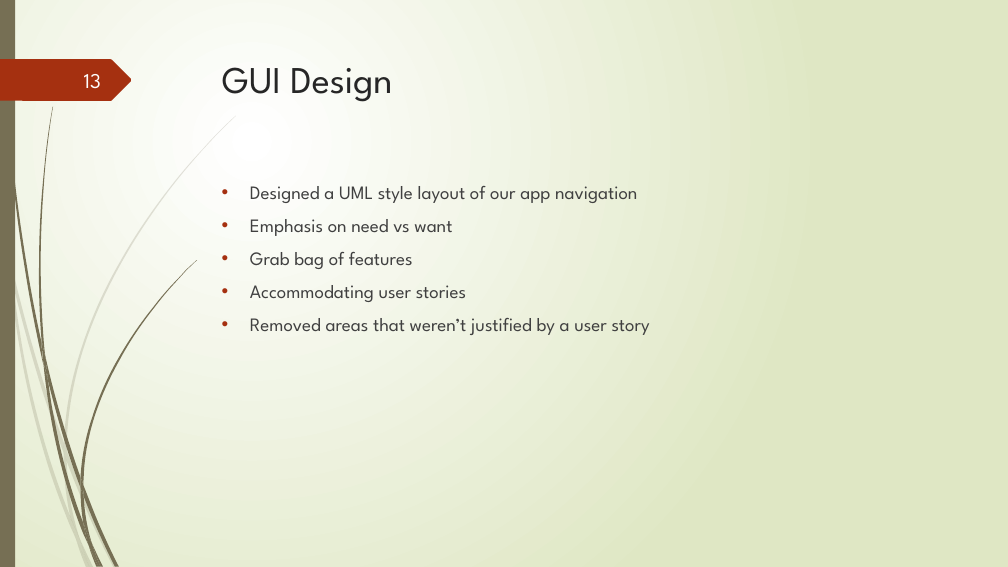
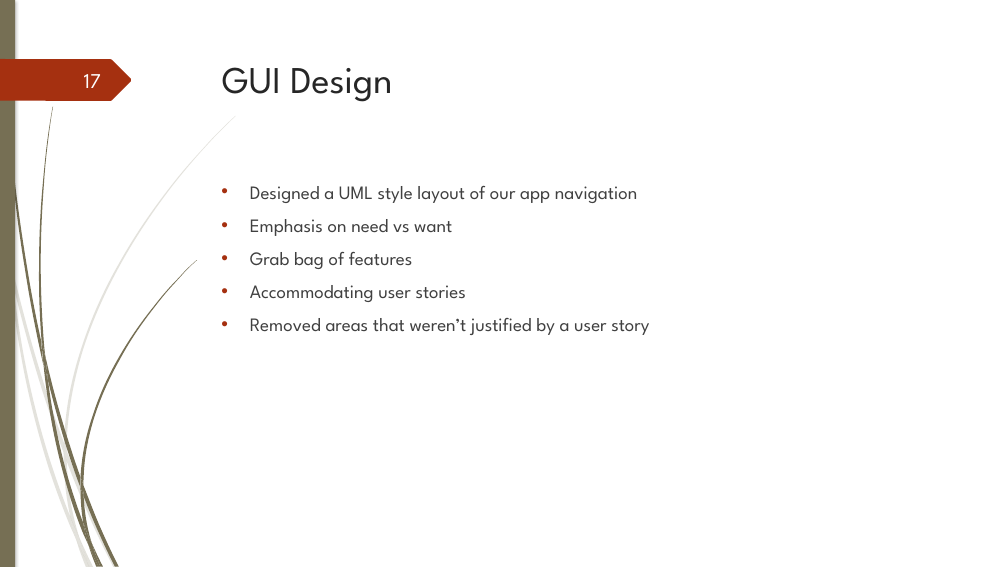
Before and after one commit to junmin-yee/Landmarked, a slide deck: slide 17 of Presentations/Sprint01 ReviewMeeting.pptx (slide 13 before the commit). Drawn at 1008x567 pixels with LibreOffice and Linux fonts; fonts in the diff are those of the drawing. Boxes give left, top, right and bottom in pixels: in the first picture for what was removed or moved away, otherwise in the second. Text is boxed around its words. In the diff, an @@ line names an element or a change of style, - is before the commit and + after.

Commit message:
Readded My Presentation Contributions
UML Design, Unofficial Sprint, Sprint 2.

```diff
--- a/Presentations/Sprint01 ReviewMeeting.pptx
+++ b/Presentations/Sprint01 ReviewMeeting.pptx
@@ background gradient #FFFFFF to #DFE8C4 to #FFFFFF @@
@@ rectangle at (0, 0, 15, 567): shadow on @@
@@ outline redrawn in 13 elements at (11, 261, 64, 453), (67, 451, 117, 567), (8, 265, 76, 540), (64, 453, 79, 538), (64, 116, 236, 451), (70, 516, 90, 567), (2, 0, 43, 364), (83, 485, 119, 566), (39, 107, 53, 357), (80, 260, 197, 485), (80, 488, 91, 544), (80, 477, 83, 496), (0, 59, 132, 101) @@
@@ page number at (84, 74, 101, 88): text changed @@
-13
+17
@@ text "Designed a UML style layout ..." at (250, 186, 649, 335): indent changed @@
```
Also in this commit, not shown: 22 other slides changed, 9 slides added, 4 slides removed.
